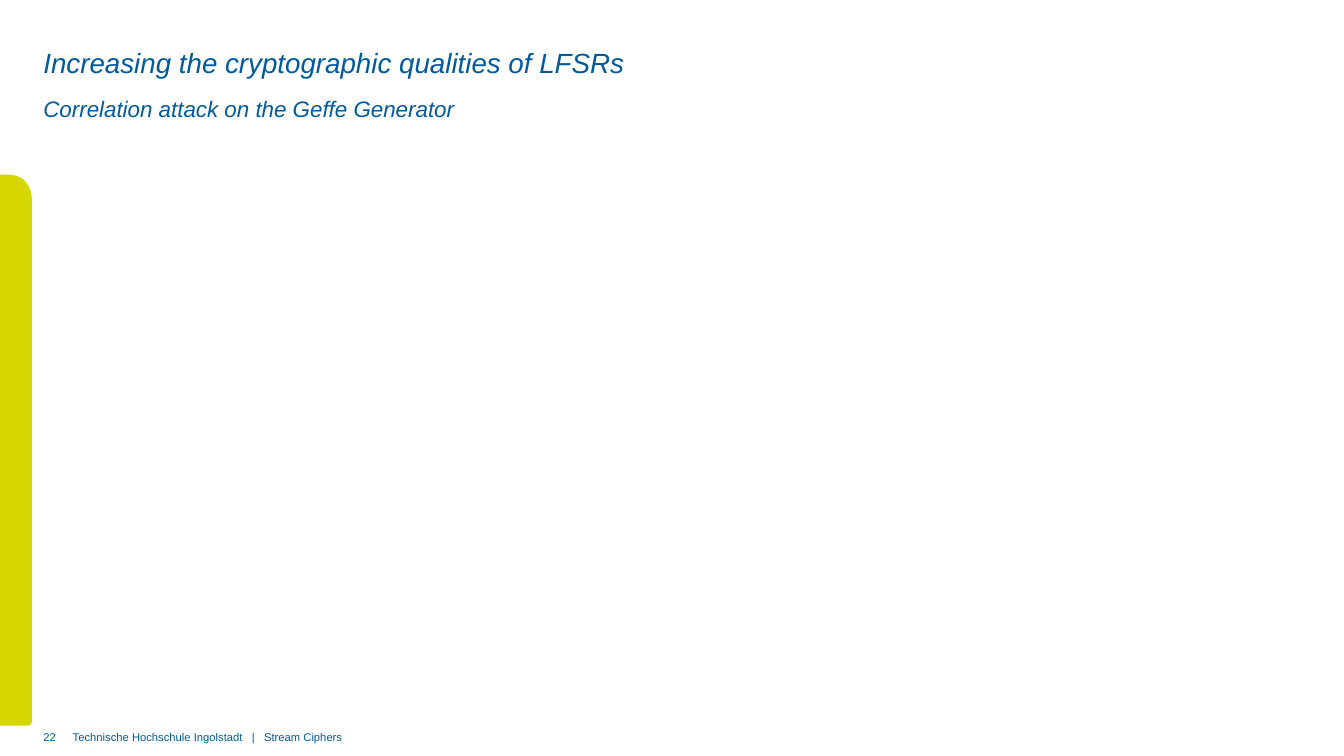
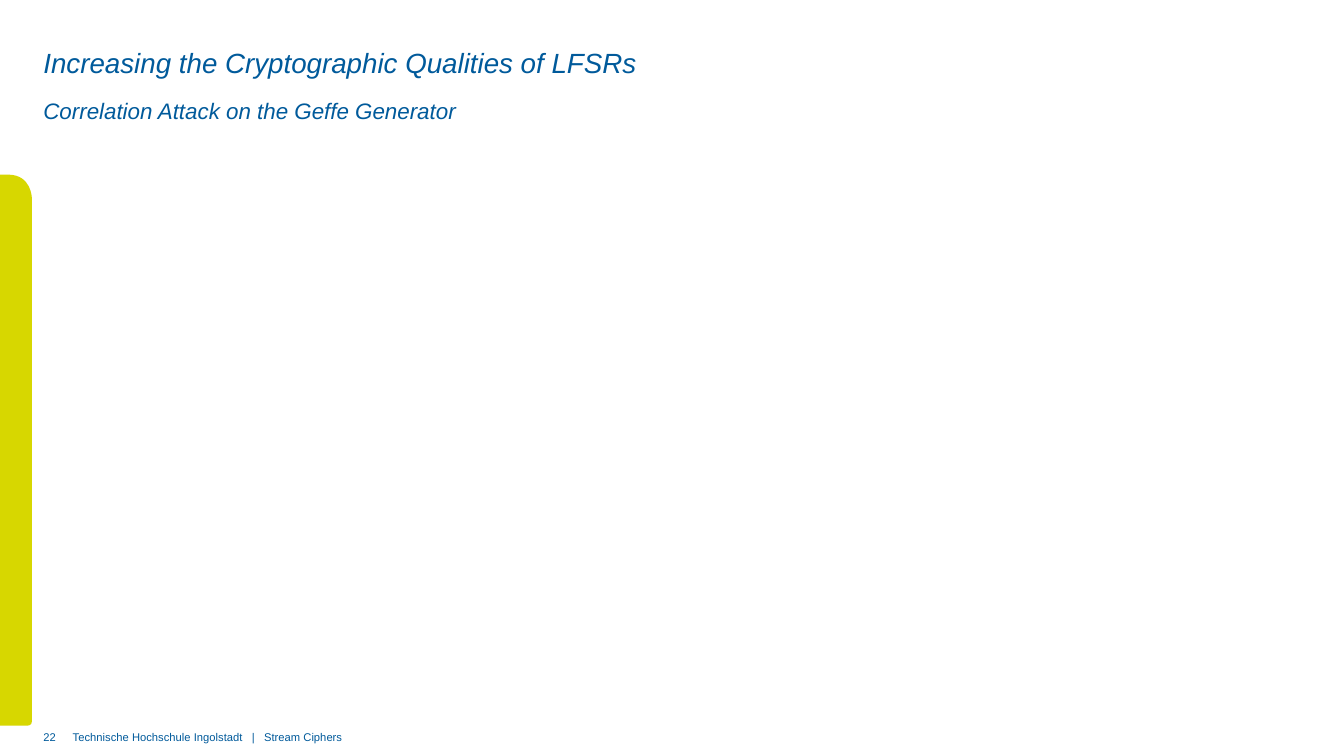
Before and after one commit to xThale/crypto-stream-ciphers, a slide deck: slide 22 of Präsentation/Merged Presentation.pptx. Drawn at 1344x756 pixels with LibreOffice and Linux fonts; fonts in the diff are those of the drawing; grey boxes stand for pictures; background and template pictures are left out. Boxes give left, top, right and bottom in pixels: in the first picture for what was removed or moved away, otherwise in the second. Text is boxed around its words. In the diff, an @@ line names an element or a change of style, - is before the commit and + after.

```diff
--- a/Präsentation/Merged Presentation.pptx
+++ b/Präsentation/Merged Presentation.pptx
@@ title at [43,53,637,79]: text changed @@
-Increasing the cryptographic qualities of LFSRs
+Increasing the Cryptographic Qualities of LFSRs
@@ subtitle at [43,102,456,120]: text changed @@
-Correlation attack on the Geffe Generator
+Correlation Attack on the Geffe Generator
```
Also in this commit, not shown: 7 other slides changed, 10 other files.
